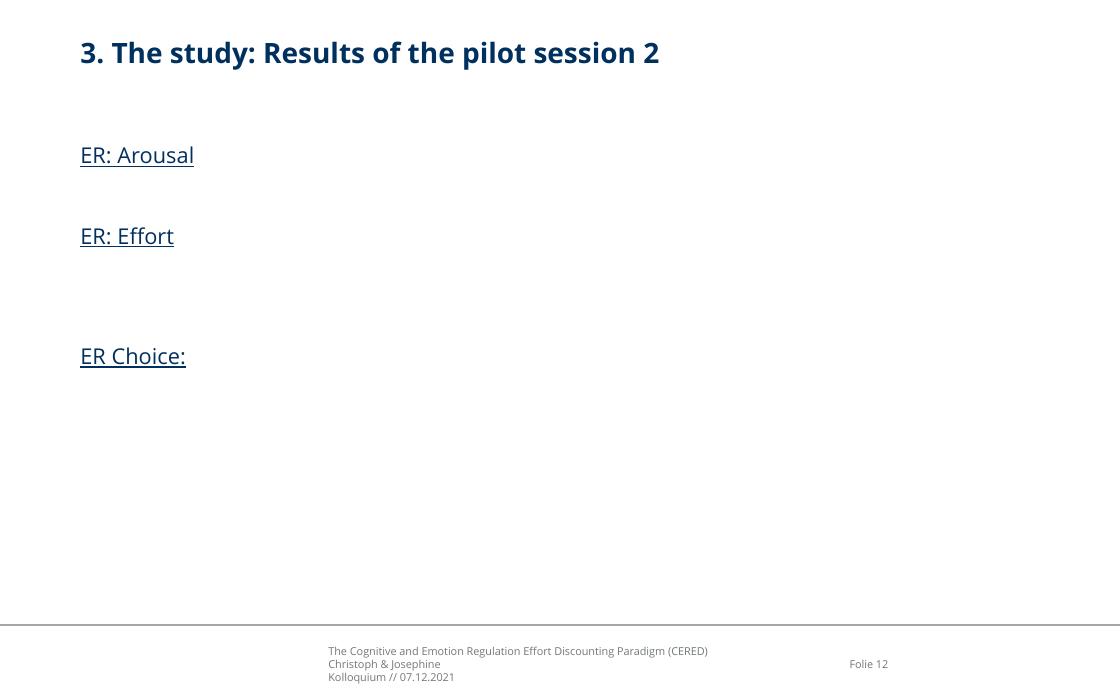
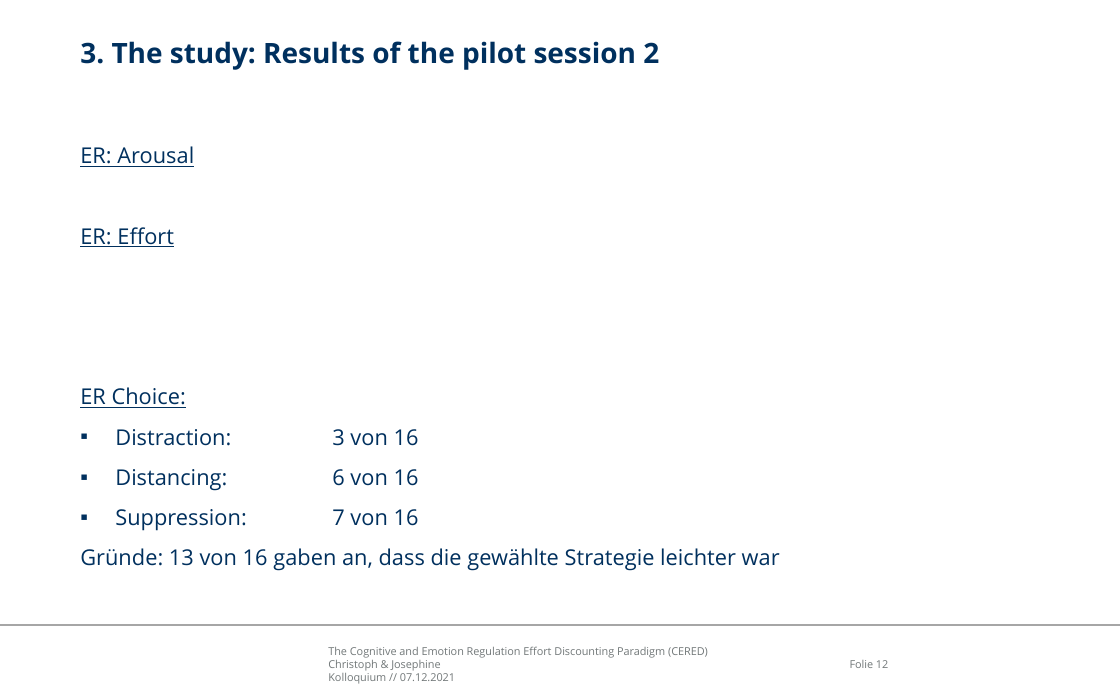
Before and after one commit to ChScheffel/CAD, a slide deck: slide 12 of 99_Thinktank/Talks/21-12-07_Kolloquium/CERED_Presentation.pptx. Drawn at 1120x700 pixels with LibreOffice and Linux fonts; fonts in the diff are those of the drawing; background and template pictures are left out. Boxes give left, top, right and bottom in pixels: in the first picture for what was removed or moved away, otherwise in the second. Text is boxed around its words. In the diff, an @@ line names an element or a change of style, - is before the commit and + after.

Commit message:
added some results

```diff
--- a/99_Thinktank/Talks/21-12-07_Kolloquium/CERED_Presentation.pptx
+++ b/99_Thinktank/Talks/21-12-07_Kolloquium/CERED_Presentation.pptx
@@ text at [80,429,780,571]: paragraphs added @@
+▪ Distraction: 3 von 16
+▪ Distancing: 6 von 16
+▪ Suppression: 7 von 16
+Gründe: 13 von 16 gaben an, dass die gewählte Strategie leichter war
```
